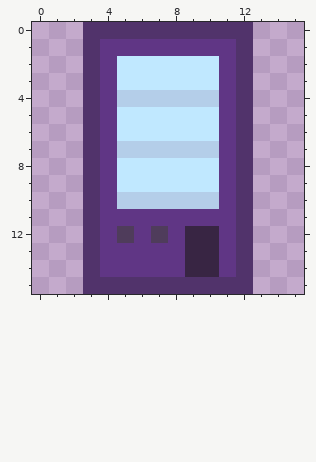
Pixel-art sprite, stored at RP/textures/items/vending_machine_item.png. The first picture shows the starting point.
The file is 16x16 pixels. Colours within 5 levels of each other are drawn and written as one.
Now the later version:
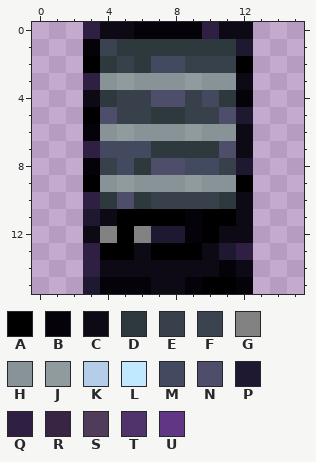
Palette (. is transparent): A #000001  B #050209  C #0d0a16  D #2e393d  E #37404b  F #3b4351  G #828282  H #889397  J #909b9e  K #b4cee9  L #c0e8ff  M #43495e  N #4e4e6b  P #1f1831  Q #2f1f43  R #382543  S #4f3c5b  T #51336b  U #603685
Log entry: Changed vending machine model and texture
The edit:
Changed rows in their new state; - is an unchanged pixel.
first column x 3:
 0 QCCBBBBQCC
 1 BFDDDDDDDP
 2 ADEDMMEEEA
 3 QHJHHHJHHC
 4 CDEENNEMDB
 5 ANEEDDEENP
 6 BHJHHHJHHC
 7 QMMMDDDDNC
 8 BEMDNNMMEP
 9 AHJHHHJHHA
10 QDNDEEEEDC
11 PCAAAABAAC
12 CGAGPPBACC
13 QAACAAACPQ
14 QCCCCCCCBC
15 PBBBCCBAAB
Boxes around the changes in both pictures, in picture pixels (x1, y1, x2, y2):
changed: (83, 22, 253, 294)
